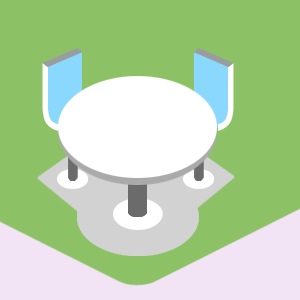
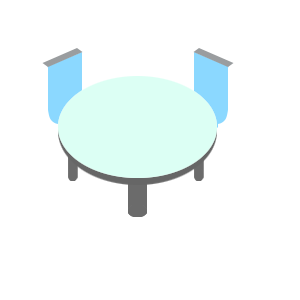
Comparing the layer stacks of the two 300×300 images. Changes:
added layer "Layer 8" above "Layer 1" over [58, 76, 217, 178]
painted on "Layer 2" over [58, 77, 217, 185]
hid "Layer 3 copy" over [121, 126, 235, 213]
hid "Layer 3" over [37, 127, 151, 214]
hid "Layer 1 copy 4" over [77, 178, 199, 256]
hid "Layer 7" over [0, 0, 300, 286]
hid "Background" over [0, 0, 300, 300]
